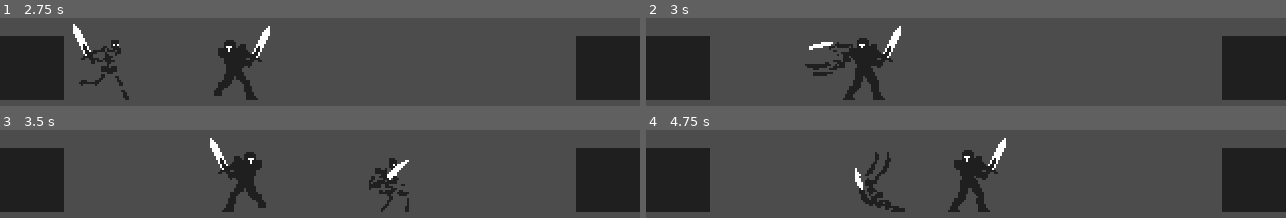
Above: before the commit, frames 1-4 (two rows, left to right).
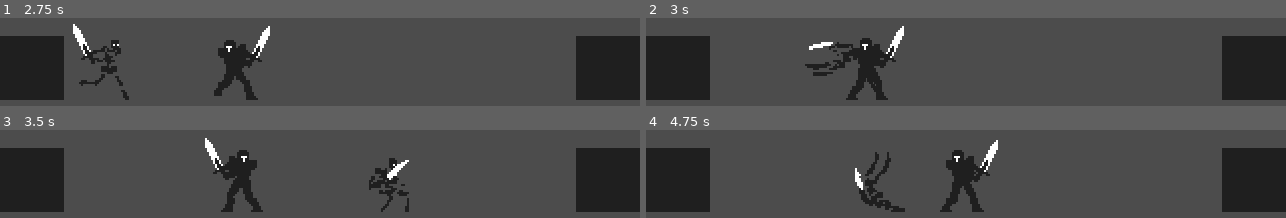
Above: after the commit, the same moments.

Repository: dw3nt/hb-grave-in-godot
Game: Godot game, scene res://Graveyard.tscn
The game is run twice, just before and just after one commit, with the same random seed, the same clock (stepped at 60 frames per second) and the same inputs.
Inputs:
- Up to frame 1 (2.75 s): hold D (move_right) 0.53-1.28 s; tap K (attack) at 0.6, 2.1 s; hold A (move_left) 1.28-2.03 s; tap Space (roll) at 1.35 s; hold D (move_right) from 2.03 s (still down)
- Up to frame 2 (3 s): keep holding D (move_right); tap Space (roll) at 2.85 s
- Up to frame 3 (3.5 s): keep holding D (move_right)
- Up to frame 4 (4.75 s): release D (move_right) at 3.53 s; hold A (move_left) from 3.53 s (still down); tap K (attack) at 3.6 s; tap Space (roll) at 4.35 s

Frame 1 is identical in both runs. In frame 2, 1.3% of the frame differs, in the area x 30-41%, y 9-94%; in frame 3, 2.0%; in frame 4, 3.0%, in the area x 45-57%, y 9-94%.

Commit message:
increased attackDetect range to match video

Diff:
--- a/Knight.tscn
+++ b/Knight.tscn
@@ -90,7 +90,7 @@
 extents = Vector2( 10, 16 )
 
 [sub_resource type="RectangleShape2D" id=4]
-extents = Vector2( 32, 10 )
+extents = Vector2( 42, 10 )
 
 [node name="Knight" type="KinematicBody2D"]
 collision_layer = 2
